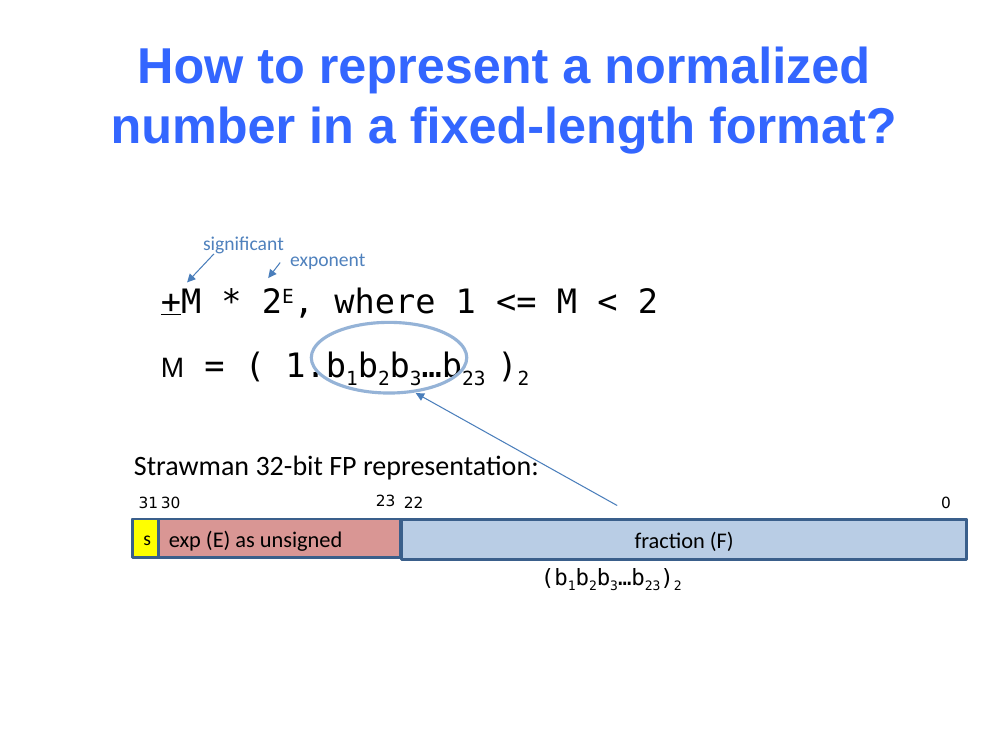
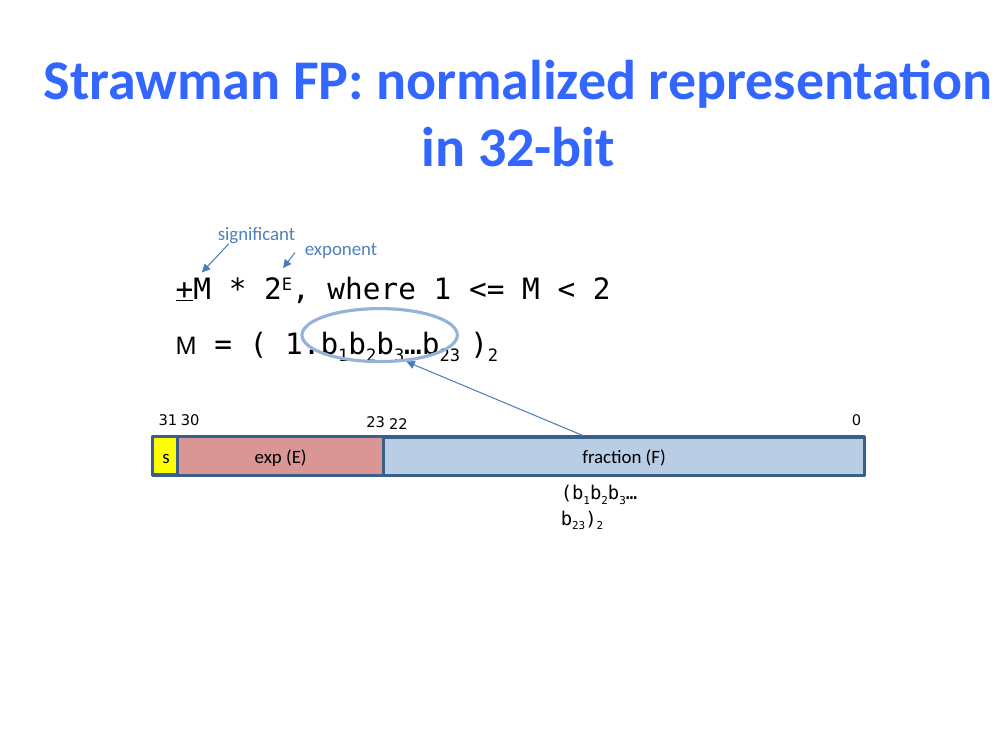
Before and after one commit to NYU-CSO/nyu-cso.github.io, a slide deck: slide 21 of notes/03-floats.pptx (slide 10 before the commit). Drawn at 1008x756 pixels with LibreOffice and Linux fonts; fonts in the diff are those of the drawing. Boxes give left, top, right and bottom in pixels: in the first picture for what was removed or moved away, otherwise in the second. Text is boxed around its words. In the diff, an @@ line names an element or a change of style, - is before the commit and + after.

```diff
--- a/notes/03-floats.pptx
+++ b/notes/03-floats.pptx
@@ title added at (x1=44, y1=59, x2=993, y2=167), 40 pt, text #3366FF, bold @@
+Strawman FP: normalized representation in 32-bit
@@ title removed at (x1=111, y1=46, x2=896, y2=153) @@
-How to represent a normalized number in a fixed-length format?
@@ text "+M * 2E, where 1 ..." moved from (x1=161, y1=287, x2=658, y2=385) to (x1=176, y1=276, x2=611, y2=363) @@
@@ text "+M * 2E, where 1 ..." at (x1=176, y1=276, x2=611, y2=363): size 24 to 21 pt; size 20 to 18 pt in "M" @@
@@ 2 texts, 2 arrows moved together from (x1=187, y1=236, x2=365, y2=282) to (x1=202, y1=227, x2=377, y2=272) @@
@@ ellipse resized from (x1=311, y1=323, x2=467, y2=393) to (x1=302, y1=308, x2=458, y2=362) @@
@@ arrow moved from (617, 506) - (415, 393) to (608, 446) - (406, 362) @@
@@ text "31" moved from (x1=139, y1=496, x2=159, y2=509) to (x1=159, y1=414, x2=178, y2=426) @@
@@ text "30" moved from (x1=161, y1=496, x2=181, y2=509) to (x1=181, y1=414, x2=200, y2=426) @@
@@ text "23" moved from (x1=376, y1=494, x2=396, y2=507) to (x1=366, y1=416, x2=385, y2=428) @@
@@ text "22" moved from (x1=404, y1=496, x2=424, y2=508) to (x1=389, y1=418, x2=408, y2=429) @@
@@ size 11 to 10.5 pt in 5 elements at (x1=366, y1=416, x2=385, y2=428), (x1=181, y1=414, x2=200, y2=426), (x1=159, y1=414, x2=178, y2=426), (x1=389, y1=418, x2=408, y2=429), (x1=852, y1=414, x2=861, y2=426) @@
@@ text "0" moved from (x1=941, y1=496, x2=951, y2=509) to (x1=852, y1=414, x2=861, y2=426) @@
@@ size 14 to 13.5 pt in 3 elements at (x1=218, y1=227, x2=295, y2=245), (x1=305, y1=243, x2=377, y2=258), (x1=152, y1=436, x2=177, y2=475) @@
@@ rectangle "s" resized from (x1=133, y1=519, x2=162, y2=557) to (x1=152, y1=436, x2=177, y2=475) @@
@@ rectangle resized from (x1=133, y1=519, x2=967, y2=557) to (x1=152, y1=436, x2=864, y2=475) @@
@@ rectangle "exp (E)" resized from (x1=159, y1=519, x2=400, y2=557) to (x1=177, y1=436, x2=383, y2=475) @@
@@ text in rectangle at (x1=255, y1=449, x2=307, y2=466): text changed; size 16 to 13.5 pt @@
-exp (E) as unsigned
+exp (E)
@@ rectangle "fraction (F)" at (x1=384, y1=437, x2=865, y2=476): size 16 to 13.5 pt @@
@@ rectangle "fraction (F)" resized from (x1=402, y1=519, x2=967, y2=559) to (x1=384, y1=437, x2=865, y2=476) @@
@@ text removed at (x1=134, y1=452, x2=539, y2=480) @@
-Strawman 32-bit FP representation:
@@ text "(b1b2b3…b23)2" moved from (x1=589, y1=580, x2=597, y2=590) to (x1=601, y1=496, x2=608, y2=504) @@
@@ text "(b1b2b3…b23)2" at (x1=601, y1=496, x2=608, y2=504): size 16 to 13.5 pt @@
```
Also in this commit, not shown: 8 other slides changed, 12 slides added, 2 slides removed, 1 other file.
